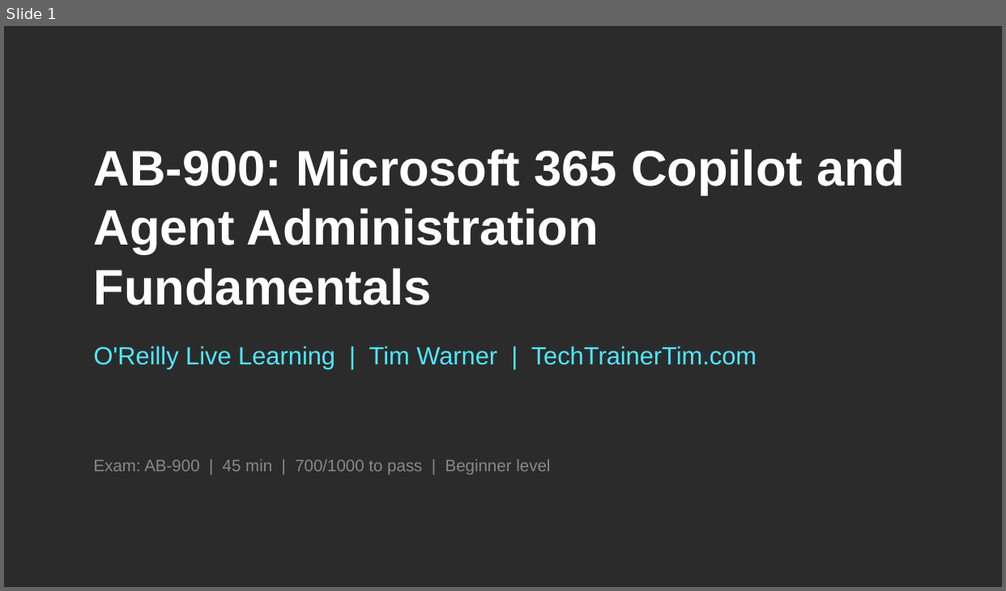
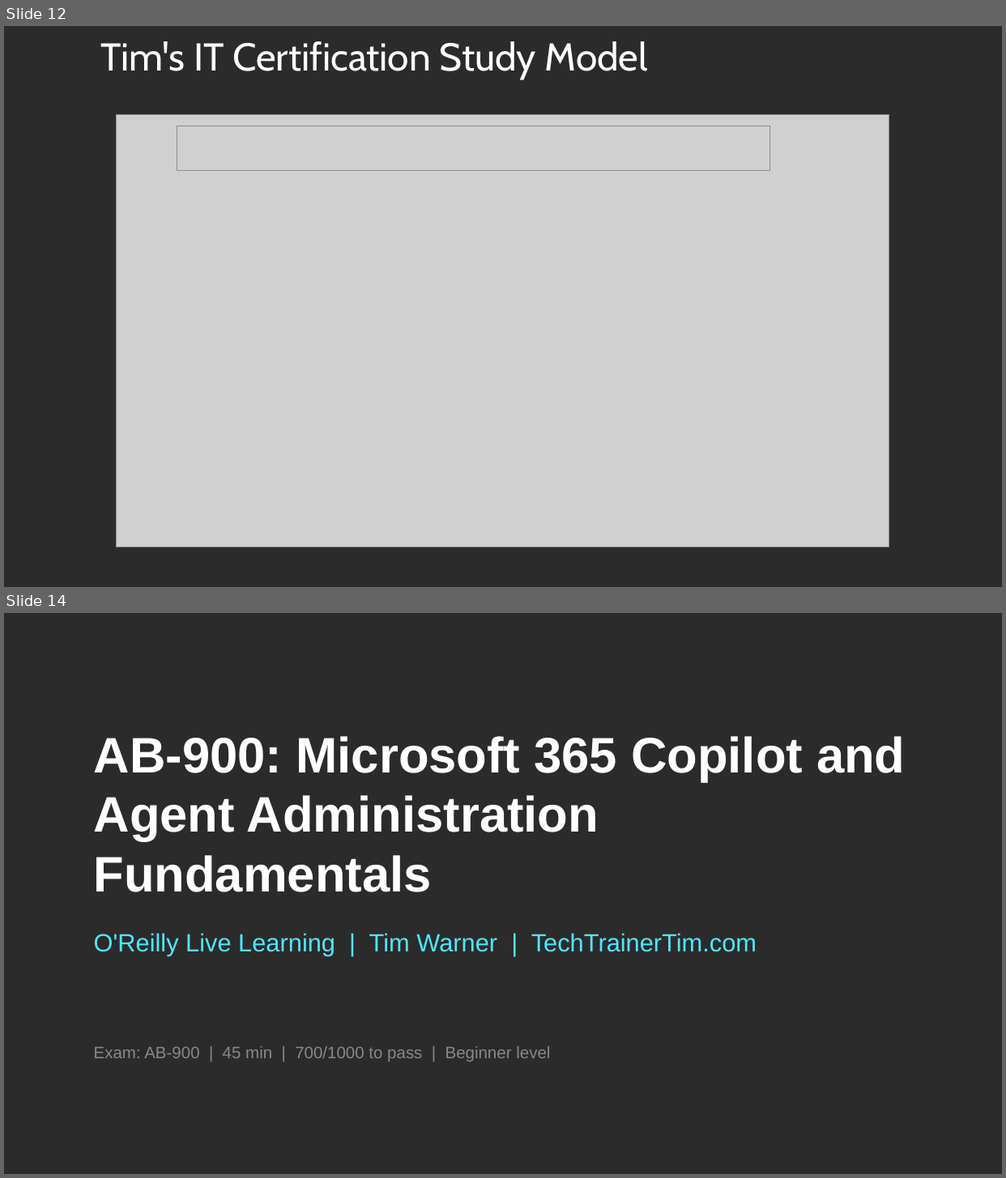
Before and after one commit to timothywarner-org/ab900, a slide deck: warner-ab900-July-2026.pptx. Shown one above the other, each under a label of ours: slide 1 before the commit, slides 12 and 14 after it; the slides between them are not shown. The pictures are 1006x591 and 1006x1178 pixels, drawn with LibreOffice and Linux fonts; fonts in the diff are those of the drawing; grey boxes stand for pictures; background and template pictures are left out; a plain dark background stands for a picture behind light text. Boxes give left, top, right and bottom in pixels: in the first picture for what was removed or moved away, otherwise in the second. Text is boxed around its words. In the diff, an @@ line names an element or a change of style, - is before the commit and + after.

```diff
--- a/warner-ab900-July-2026.pptx
+++ b/warner-ab900-July-2026.pptx
@@ slide 12 added at (x1=4, y1=26, x2=1002, y2=587), background picture (left out) @@
@@ title added at (x1=100, y1=41, x2=648, y2=79), 28 pt, text #FFFFFF @@
+Tim's IT Certification Study Model
@@ picture added at (x1=116, y1=115, x2=889, y2=548) @@
@@ picture added at (x1=177, y1=126, x2=769, y2=171) @@
@@ what was slide 1 is now slide 14 @@
```
Also in this commit, not shown: 12 other slides added, 3 other files.
